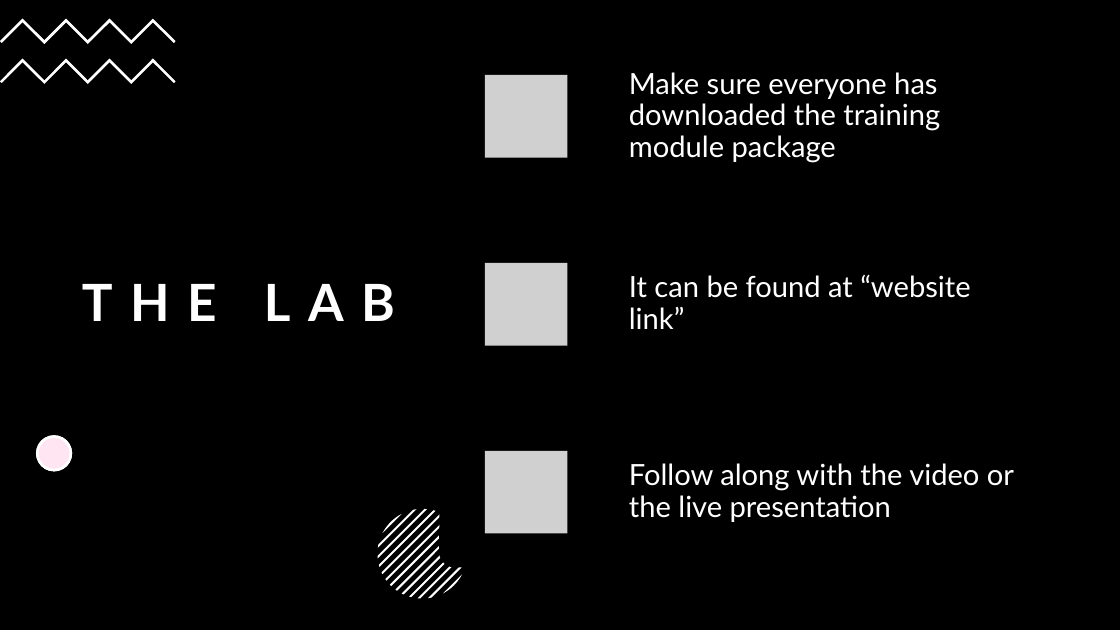
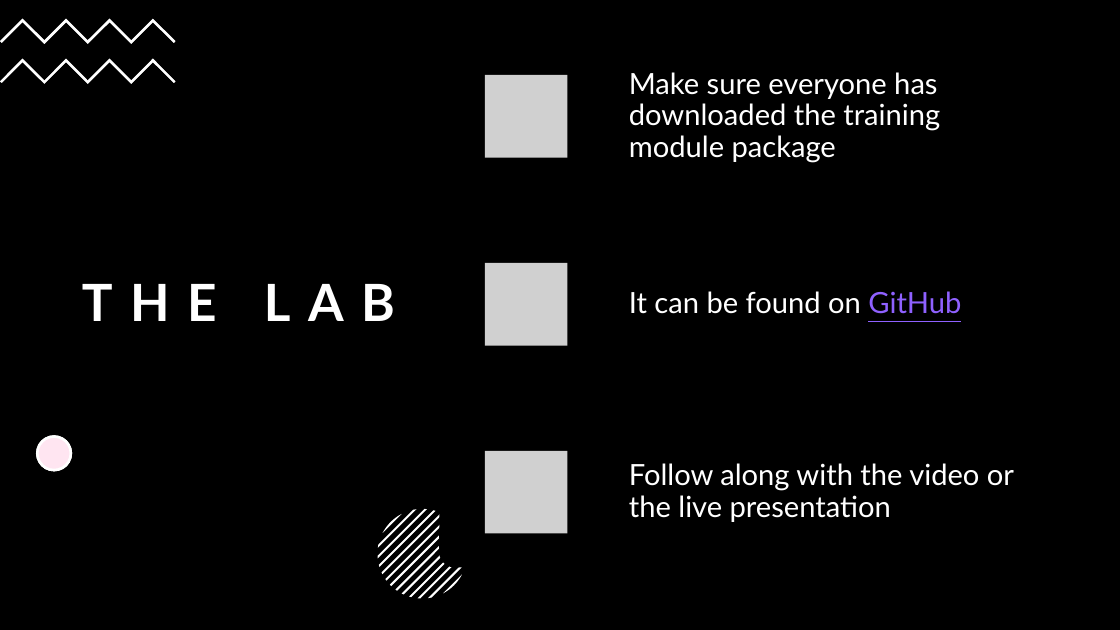
Before and after one commit to rphinizy/rphinizy-CIT-255-W3.CSS-Training-Module, a slide deck: slide 5 of Training-Module-Package/Training Module Presentation.pptx. Drawn at 1120x630 pixels with LibreOffice and Linux fonts; fonts in the diff are those of the drawing; grey boxes stand for pictures. Boxes give left, top, right and bottom in pixels: in the first picture for what was removed or moved away, otherwise in the second. Text is boxed around its words. In the diff, an @@ line names an element or a change of style, - is before the commit and + after.

```diff
--- a/Training-Module-Package/Training Module Presentation.pptx
+++ b/Training-Module-Package/Training Module Presentation.pptx
@@ text at [629,291,961,314]: text changed @@
-It can be found at “website link”
+It can be found on GitHub
```
Also in this commit, not shown: 3 other slides changed.
